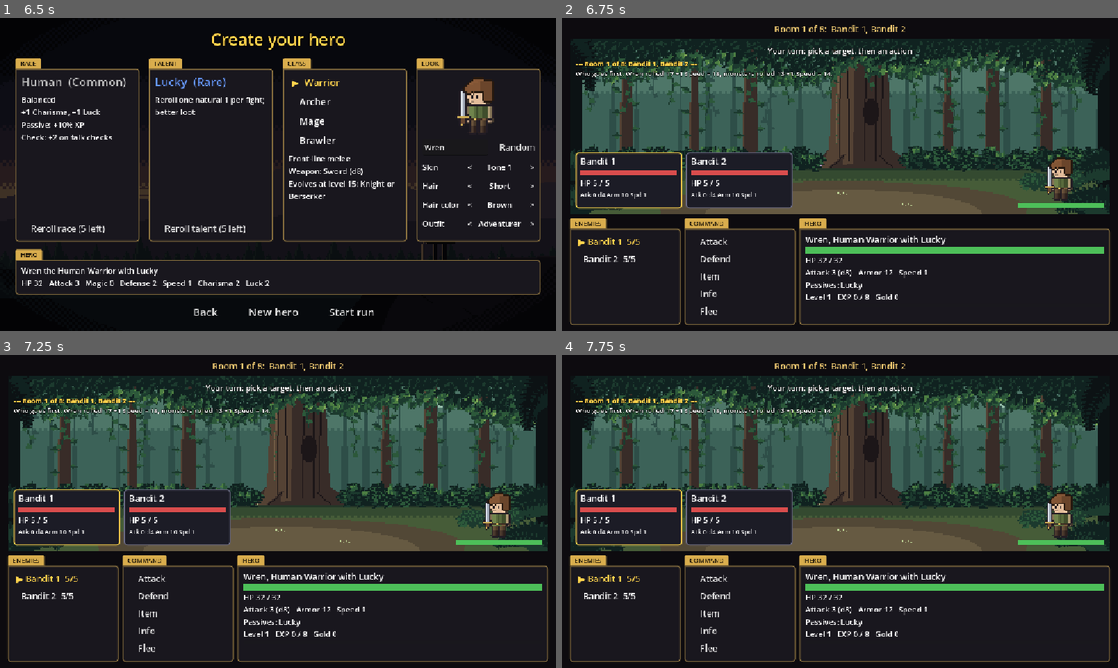
Above: before the commit, frames 1-4 (two rows, left to right).
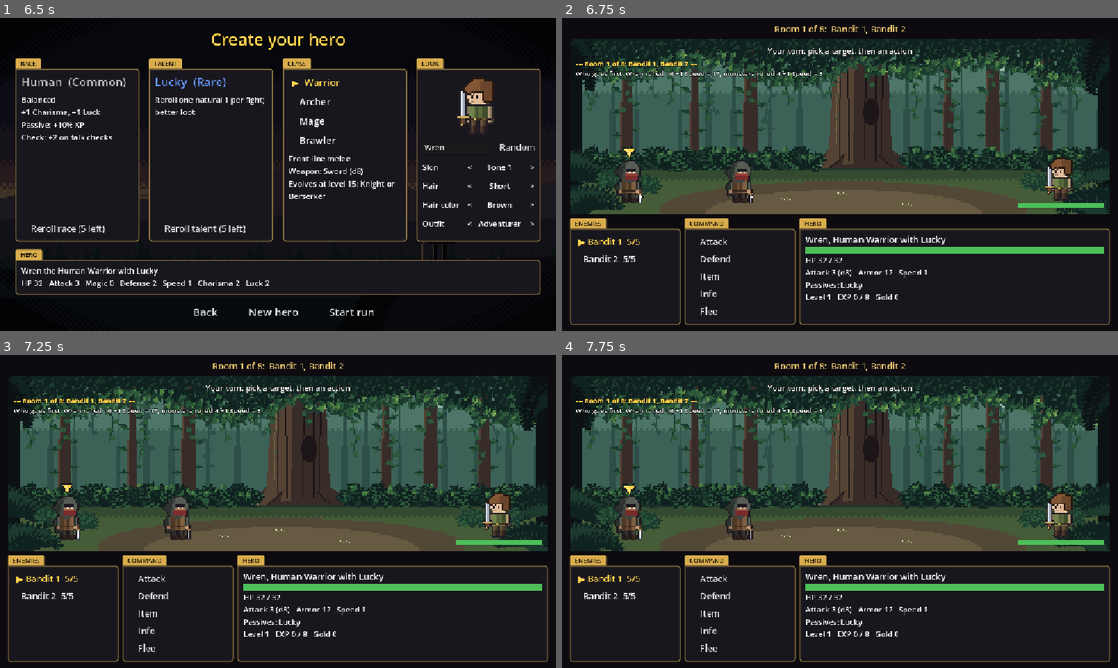
Above: after the commit, the same moments.

Repository: khasmn/project-k
Game: Godot game, scene res://scenes/menu/main_menu.tscn
Two runs of this game, one before a commit and one after it. Both use one fixed random seed, a clock stepped at 60 frames per second and the inputs below.
Inputs (mouse positions are in pixels of both pictures, inside the frame that each line leads up to):
- Up to frame 1 (6.5 s): click "New Game" at 0.5 s; click "New hero" at 1.25 s; click "▶ New hero" at 2 s; click "▶ New hero" at 2.75 s; click "Warrior" at 3.5 s; click "New hero" at 4.25 s; click "Warrior" at 5 s; click "▶ Warrior" at 5.75 s
- Up to frame 2 (6.75 s): click "Start run" at 6.5 s
- Up to frame 3 (7.25 s): no input
- Up to frame 4 (7.75 s): click (628, 517) at 7.27 s

Frame 1 is identical in both runs. In frame 2, 5.4% of the frame differs, in the area x 2-49%, y 16-62%; in frame 3, 5.4%; in frame 4, 5.4%.

Commit message:
Add two Bandit looks and a bobbing target arrow
Co-Authored-By: Claude Opus 5.5 <noreply@anthropic.com>

Diff:
--- a/data/enemies.json
+++ b/data/enemies.json
@@ -1,6 +1,6 @@
 {
 	"giant_rat": {"name": "Giant Rat", "hp": 4, "attack": 0, "defense": 0, "speed": 3, "weapon": "bite", "damage_die": 3, "exp": 4, "gold": 2, "rooms": [1, 2], "elite": "rat_king", "sprite": "giant_rat_idle"},
-	"bandit": {"name": "Bandit", "hp": 5, "attack": 0, "defense": 0, "speed": 1, "weapon": "dagger", "damage_die": 4, "exp": 5, "gold": 3, "rooms": [1, 6], "elite": "bandit_captain"},
+	"bandit": {"name": "Bandit", "hp": 5, "attack": 0, "defense": 0, "speed": 1, "weapon": "dagger", "damage_die": 4, "exp": 5, "gold": 3, "rooms": [1, 6], "elite": "bandit_captain", "sprite": ["bandit_rogue_idle", "bandit_brigand_idle"]},
 	"wolf": {"name": "Wolf", "hp": 6, "attack": 0, "defense": 0, "speed": 4, "weapon": "bite", "damage_die": 4, "exp": 6, "gold": 3, "rooms": [3, 8], "elite": "dire_wolf"},
 	"skeleton": {"name": "Skeleton", "hp": 8, "attack": 0, "defense": 1, "speed": 1, "weapon": "rusty sword", "damage_die": 4, "exp": 7, "gold": 4, "rooms": [5, 8], "elite": "bone_knight"},
 	"orc_raider": {"name": "Orc Raider", "hp": 9, "attack": 1, "defense": 1, "speed": 2, "weapon": "cleaver", "damage_die": 4, "exp": 9, "gold": 5, "rooms": [5, 8], "elite": "orc_warlord"},
--- a/scripts/combat/combat_screen.gd
+++ b/scripts/combat/combat_screen.gd
@@ -8,6 +8,7 @@
 const SPRITE_FPS: int = 6
 const SPRITE_SIZE: int = 96  # 32x32 art shown 3x
 const BACKGROUND_FRAME: int = 384  # backgrounds are strips of 384x128 frames
+const ARROW_FPS: int = 2  # the target arrow bobs slowly
 const BACKGROUND_FPS: int = 2  # slow on purpose: a fast-moving background can cause motion sickness
 const FLEE_DC_BASE: int = 10  # flee: d20 + Speed vs 10 + fastest monster's Speed
 ## Battle log colors (BBCode: the log understands tags like [b]bold[/b] and [color=#hex]text[/color]).
@@ -305,6 +306,17 @@
 	lines.get_node("Name").add_theme_font_size_override("font_size", 18)
 	lines.get_node("Stats").add_theme_font_size_override("font_size", 13)
 	card.add_child(lines)
+	var arrow: TextureRect = TextureRect.new()  # marks the target, above its head
+	arrow.name = "Arrow"
+	arrow.texture = _strip("res://assets/sprites/ui/target_arrow.png", 9, ARROW_FPS)
+	arrow.expand_mode = TextureRect.EXPAND_IGNORE_SIZE
+	arrow.set_anchors_and_offsets_preset(Control.PRESET_CENTER_TOP)
+	arrow.offset_left = -13
+	arrow.offset_right = 14
+	arrow.offset_top = -12
+	arrow.offset_bottom = 12
+	arrow.mouse_filter = Control.MOUSE_FILTER_IGNORE
+	card.add_child(arrow)
 	if foe.sprite != "":
 		var picture: TextureRect = TextureRect.new()
 		picture.texture = _strip("res://assets/sprites/enemies/%s.png" % foe.sprite)
@@ -359,11 +371,10 @@
 		card.disabled = not foe.is_alive()
 		card.modulate = Color(1, 1, 1, 1 if foe.is_alive() else 0.4)
 		var style: StyleBoxFlat = CARD_STYLE.duplicate()
-		if foe.sprite != "":  # art stands on the background: no box, only the gold frame on the target
+		if foe.sprite != "":  # art stands on the background: no box
 			style.draw_center = false
 			style.border_color.a = 0
-		if foe == target and foe.is_alive():
-			style.border_color = Color(1, 0.83, 0.3)
+		card.get_node("Arrow").visible = foe == target and foe.is_alive()
 		for state in ["normal", "hover", "pressed", "focus", "disabled"]:
 			card.add_theme_stylebox_override(state, style)
 		var row: Button = %TargetList.get_child(i)
--- a/scripts/combat/combatant.gd
+++ b/scripts/combat/combatant.gd
@@ -41,7 +41,8 @@
 	speed = int(data.speed)
 	damage_die = int(data.damage_die)
 	weapon = data.get("weapon", "weapon")
-	sprite = data.get("sprite", "")
+	var looks: Variant = data.get("sprite", "")
+	sprite = looks[Dice.roll(looks.size()) - 1] if looks is Array else looks  # a list of looks: pick one
 	exp_reward = int(data.get("exp", 0))
 	gold_reward = int(data.get("gold", 0))
 	passive_names = data.get("passive_names", {})
Binary file added: assets/sprites/enemies/bandit_brigand_idle.png
Not shown, added: assets/sprites/enemies/bandit_brigand_idle.png.import
Binary file added: assets/sprites/enemies/bandit_rogue_idle.png
Not shown, added: assets/sprites/enemies/bandit_rogue_idle.png.import
Binary file added: assets/sprites/ui/target_arrow.png
Not shown, added: assets/sprites/ui/target_arrow.png.import
Not shown, changed: docs/memory/decisions.md
Not shown, changed: docs/memory/progress.md
